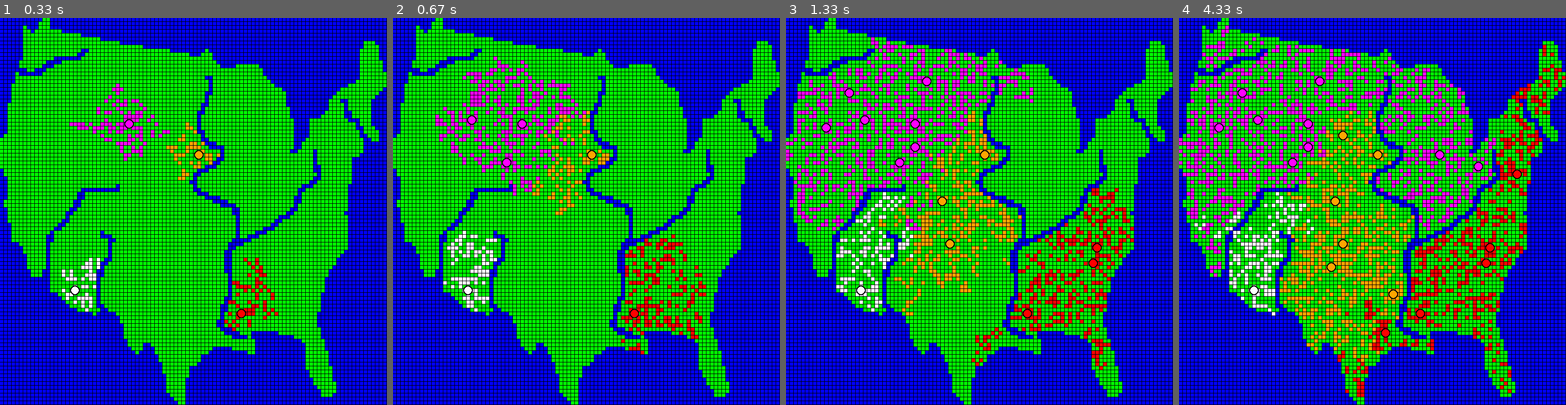
Above: before the commit, frames 1-4 (left to right).
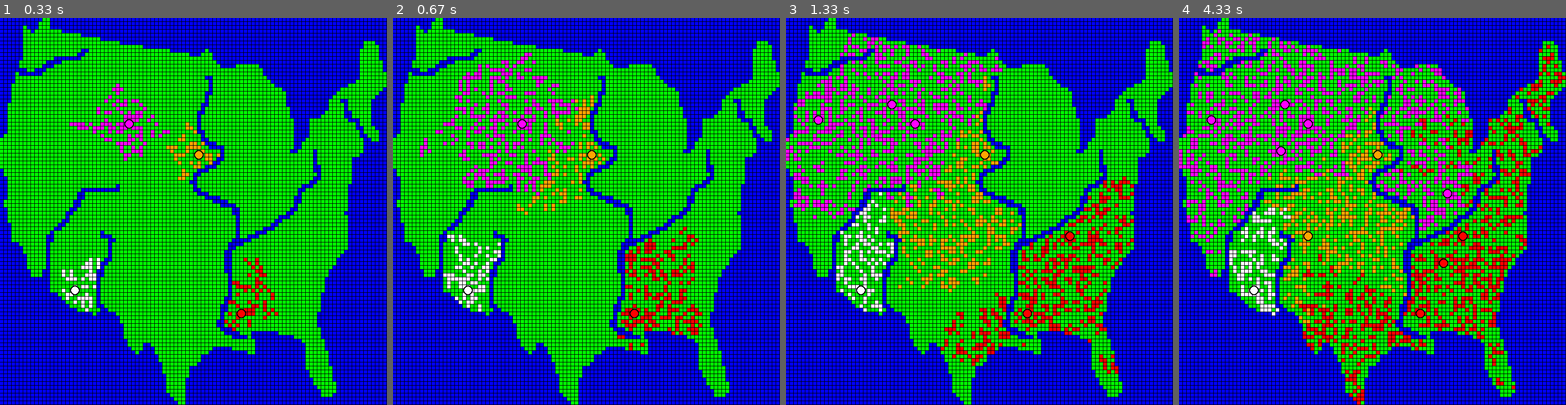
Above: after the commit, the same moments.

Repository: rowboat1/automatons
Game: pygame game, started from automatons.py
Two runs of this game, one before a commit and one after it. Both use one fixed random seed, a clock stepped at 60 frames per second and the inputs below.
Inputs:
- Up to frame 1 (0.33 s): no input
- Up to frame 2 (0.67 s): no input
- Up to frame 3 (1.33 s): no input
- Up to frame 4 (4.33 s): no input

Frame 1 is identical in both runs. In frame 2, 6.9% of the frame differs, in the area x 7-81%, y 9-87%; in frame 3, 14%; in frame 4, 21%, in the area x 0-99%, y 2-100%.

Commit message:
Upped city threshold
200 seems to be a better number -- cities should be less common

Diff:
--- a/automatons.py
+++ b/automatons.py
@@ -23,7 +23,7 @@
 factions = []
 oceans = []
 ground_chance = 0.8
-city_threshold = 100
+city_threshold = 200
 city_buff = 3
 city_buff_radius = 3
 max_neighbors = 4
